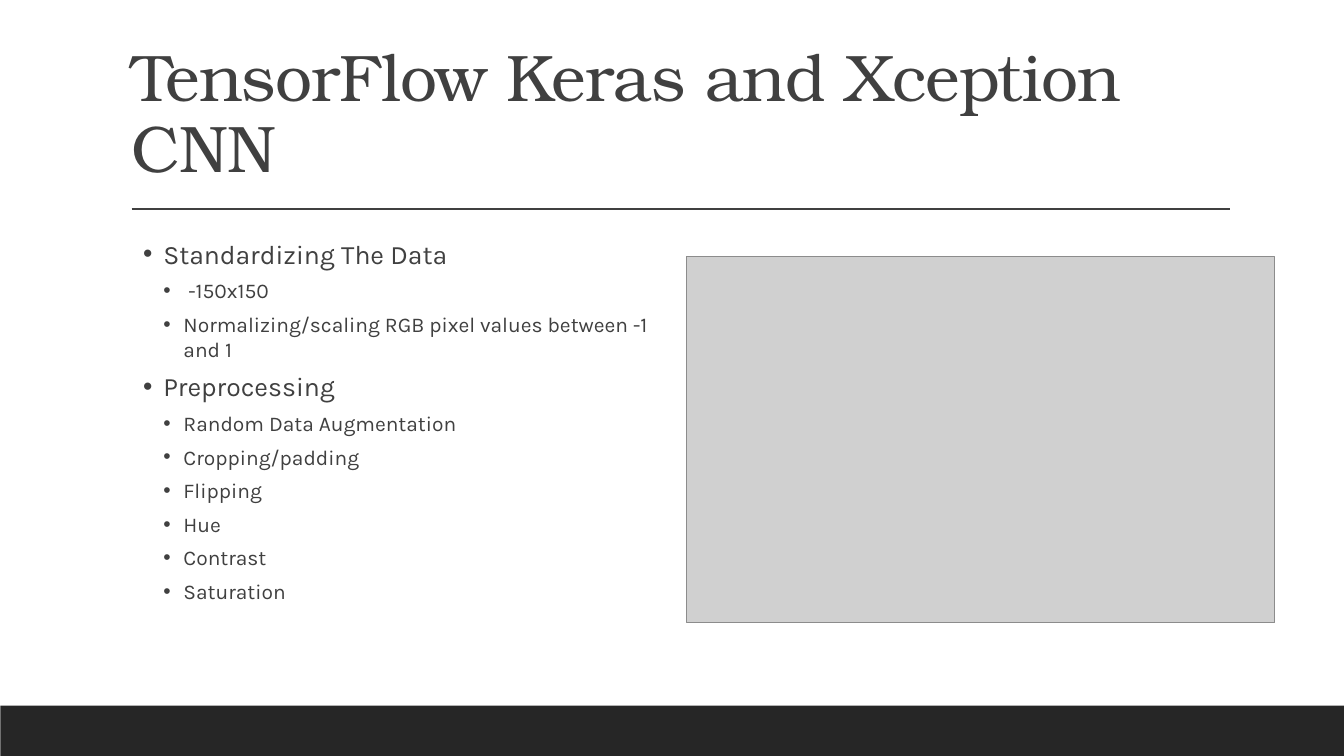
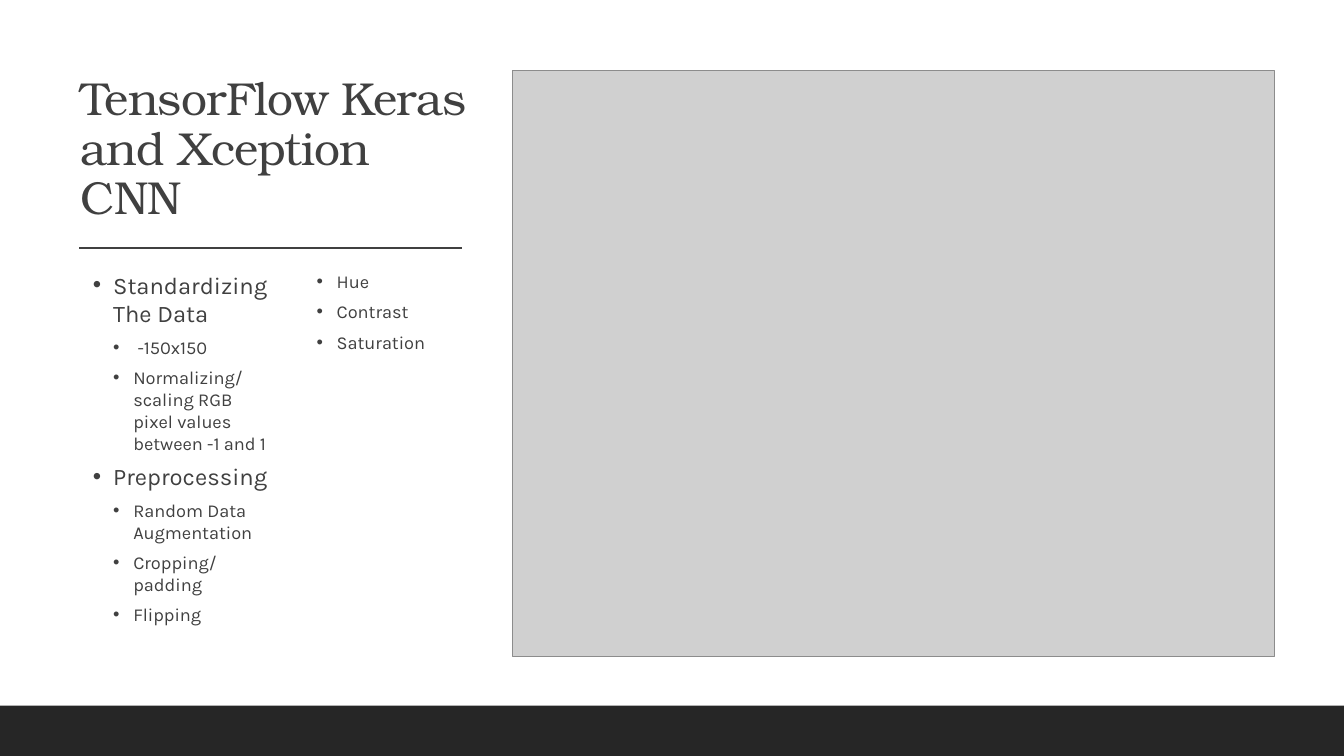
Before and after one commit to sakibsadmanshajib/Car-Classification-using-Deep-Learning, a slide deck: slide 5 of presentation/Car-Classification.pptx. Drawn at 1344x756 pixels with LibreOffice and Linux fonts; fonts in the diff are those of the drawing; grey boxes stand for pictures. Boxes give left, top, right and bottom in pixels: in the first picture for what was removed or moved away, otherwise in the second. Text is boxed around its words. In the diff, an @@ line names an element or a change of style, - is before the commit and + after.

```diff
--- a/presentation/Car-Classification.pptx
+++ b/presentation/Car-Classification.pptx
@@ rectangle added at [0, 0, 1344, 756], fill #FFFFFF @@
@@ title "TensorFlow Keras and Xception CNN": place and size @@
-title "TensorFlow Keras and Xception CNN" at [131, 54, 1121, 173]
+title "TensorFlow Keras and Xception CNN" at [81, 82, 467, 215]
@@ title "TensorFlow Keras and Xception CNN" at [81, 82, 467, 215]: size 47 to 33 pt @@
@@ picture: place and size @@
-picture at [687, 257, 1274, 623]
+picture at [512, 71, 1274, 656]
@@ line removed from (132, 210) to (1231, 210) @@
@@ text "Standardizing The Data": place and size @@
-text "Standardizing The Data" at [163, 245, 647, 600]
+text "Standardizing The Data" at [113, 276, 425, 626]
@@ text "Standardizing The Data" at [113, 276, 425, 626]: size 19 to 17 pt in "Standardizing The Data", "Preprocessing"; size 15 to 13 pt in "-150x150", "Normalizing/scaling RGB pixel values between -1 and ...", "Random Data Augmentation", "Cropping/padding" and 4 more places @@
@@ line added from (80, 248) to (463, 248), #404040 1 pt @@
@@ rectangle removed at [0, 706, 1344, 756] @@
@@ rectangle added at [0, 706, 1344, 756], fill #262626 @@
```
Also in this commit, not shown: 7 other slides changed, 3 slides added, 1 slide removed, 3 other files.
